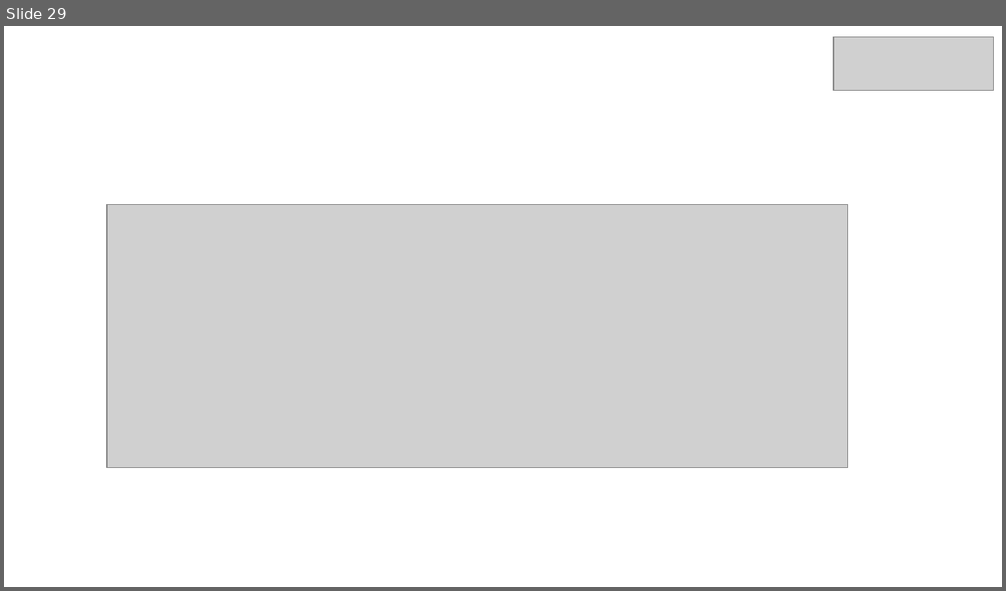
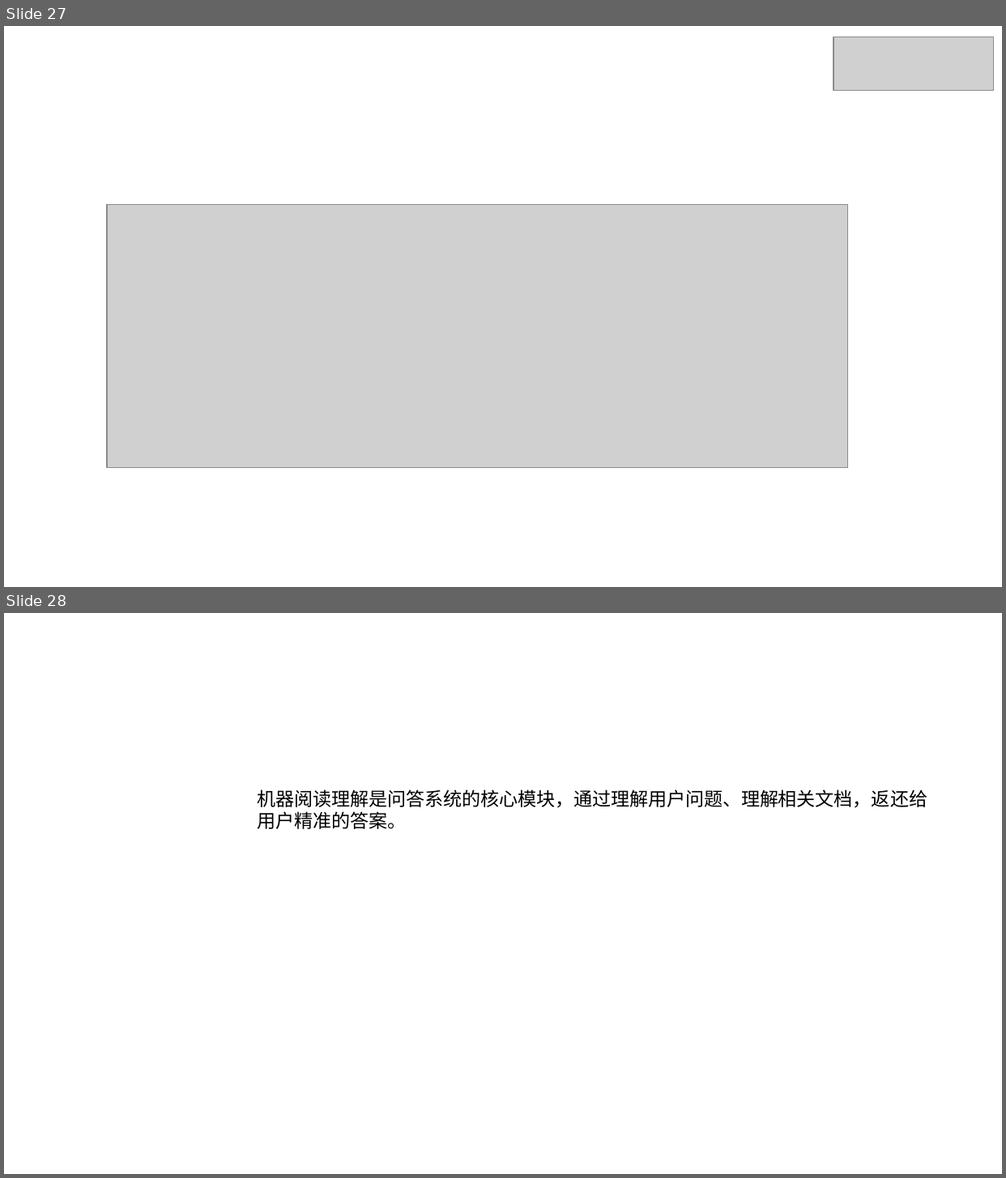
Before and after one commit to xhsun1997/ChineseMRC, a slide deck: 孙相会.pptx. Shown one above the other, each under a label of ours: slide 29 before the commit, slides 27 and 28 after it. The pictures are 1006x591 and 1006x1178 pixels, drawn with LibreOffice and Linux fonts; fonts in the diff are those of the drawing; grey boxes stand for pictures; background and template pictures are left out. Boxes give left, top, right and bottom in pixels: in the first picture for what was removed or moved away, otherwise in the second. Text is boxed around its words. In the diff, an @@ line names an element or a change of style, - is before the commit and + after.

```diff
--- a/孙相会.pptx
+++ b/孙相会.pptx
@@ slide 28 added at [4,613,1002,1174], background picture (left out) @@
@@ text added at [257,790,927,829], 13.5 pt, text #000000 @@
+机器阅读理解是问答系统的核心模块，通过理解用户问题、理解相关文档，返还给用户精准的答案。
@@ what was slide 29 is now slide 27 @@
```
Also in this commit, not shown: 7 slides changed, 2 other slides added, 6 slides removed, 7 other files.
